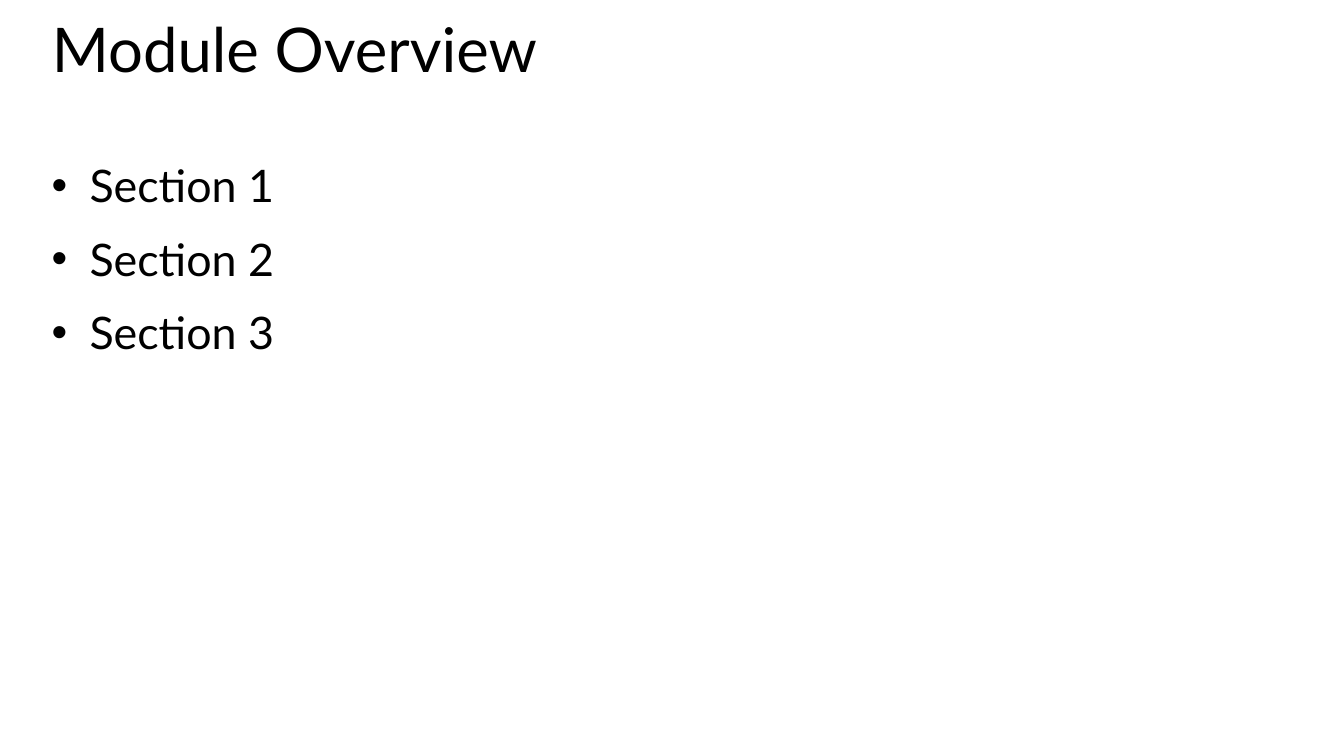
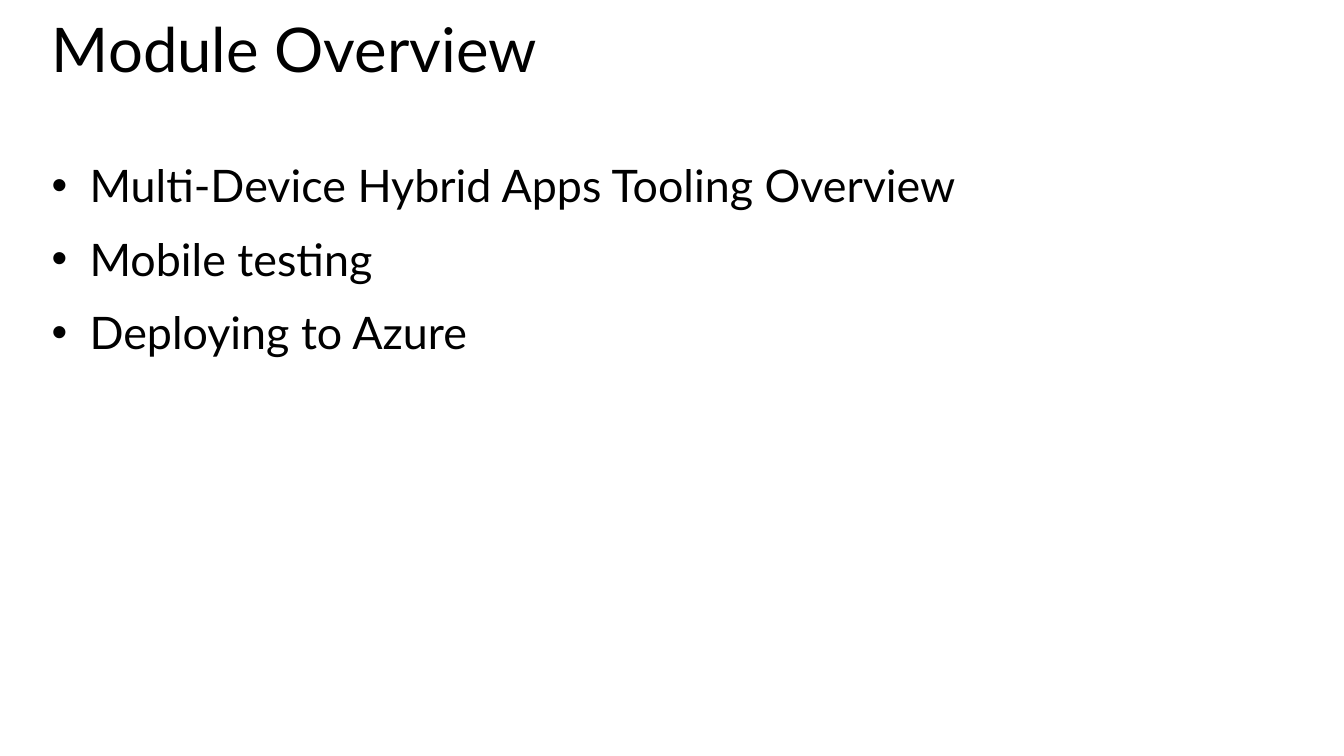
Before and after one commit to CharaD7/FrayedKnot, a slide deck: slide 4 of Slides/M7 Deployment.pptx. Drawn at 1344x756 pixels with LibreOffice and Linux fonts; fonts in the diff are those of the drawing. Boxes give left, top, right and bottom in pixels: in the first picture for what was removed or moved away, otherwise in the second. Text is boxed around its words. In the diff, an @@ line names an element or a change of style, - is before the commit and + after.

```diff
--- a/Slides/M7 Deployment.pptx
+++ b/Slides/M7 Deployment.pptx
@@ text at <box>90,169,956,358</box>: text changed @@
-• Section 1
-• Section 2
-• Section 3
+• Multi-Device Hybrid Apps Tooling Overview
+• Mobile testing
+• Deploying to Azure
```
Also in this commit, not shown: 11 other files.
